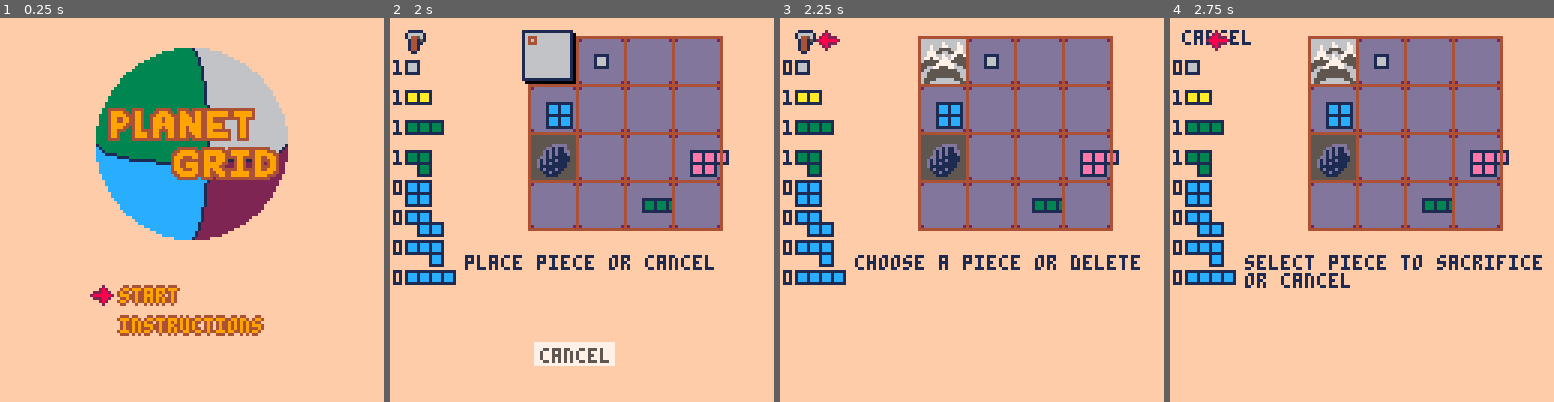
Above: before the commit, frames 1-4 (left to right).
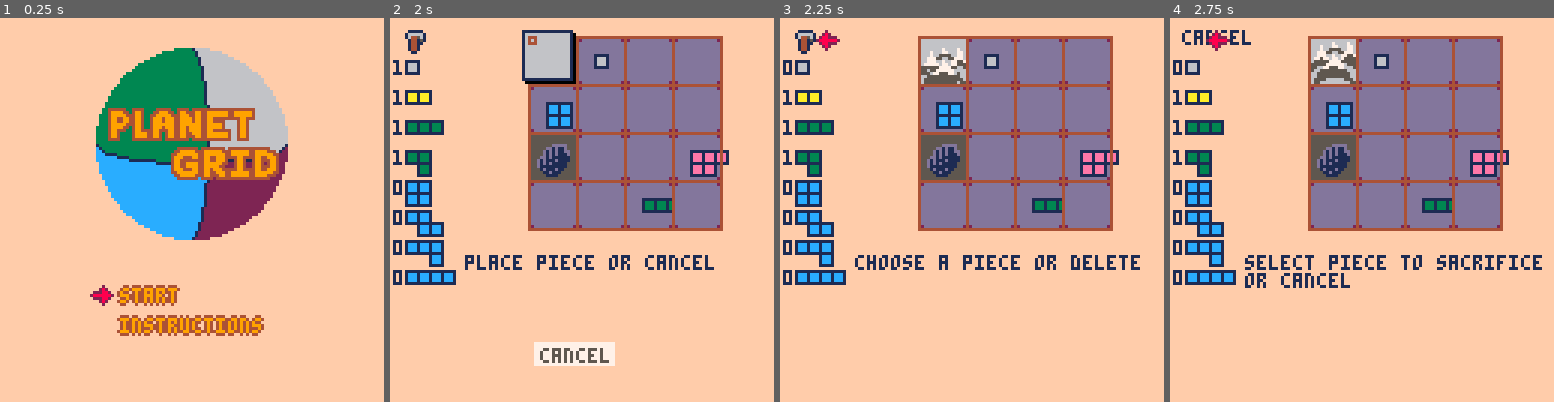
Above: after the commit, the same moments.

Repository: m-r-hunt/Pico-8-Carts
Game: PICO-8 cartridge planet_grid.p8
The game is run twice, just before and just after one commit, with the same random seed, the same clock (stepped at 60 frames per second) and the same inputs.
Inputs:
- Up to frame 1 (0.25 s): no input
- Up to frame 2 (2 s): tap X (X key) at 0.33, 1.07, 1.85 s; tap O (Z key) at 0.7, 1.7 s; hold Right from 1.6 s (still down)
- Up to frame 3 (2.25 s): release Right at 2.1 s; tap O (Z key) at 2.1 s; hold Up from 2.15 s (still down)
- Up to frame 4 (2.75 s): release Up at 2.42 s; hold Right from 2.47 s (still down); tap O (Z key) at 2.5 s

Frames 1-2 are identical in both runs. In frame 3, 0.6% of the frame differs, in the area x 36-49%, y 6-18%; in frame 4, nothing differs.

Commit message:
More polish

Diff:
--- a/planet_grid.p8
+++ b/planet_grid.p8
@@ -99,6 +99,9 @@
 	"game over",
 }
 
+ticks=0
+wait_time=0
+
 function reset_vlongs()
 	for i=1,#vlongs do
 		available_vlongs[i]=vlongs[i]
@@ -144,13 +147,25 @@
 end
 
 function _update()
-	if mode~="make choices" then
+ ticks+=1
+ if ticks%3==0 then
 		for y=1,4 do
 			for x=1,4 do
 				if grid[y][x]~=0 and grid[y][x]<67 then
 					grid[y][x]+=32
 				end
-				end
+			end
+		end
+	end
+	if need_new_board then
+	 wait_time+=1
+	end
+	if need_new_board and mode=="piece select" then
+	 if wait_time>45 then
+			new_board()
+			need_new_board=false
+		else
+		 return
 		end
 	end
 	if mode=="main menu" then
@@ -171,12 +186,19 @@
 end
 
 function update_main_menu()
-	if (btnp(2)) menu_select-=1
-	if (btnp(3)) menu_select+=1
+	if (btnp(2)) then
+		menu_select-=1
+		sfx(3)
+	end
+	if (btnp(3)) then
+		menu_select+=1
+		sfx(2)
+	end
 	if (menu_select<1) menu_select+=#menu_options
 	if (menu_select>#menu_options) menu_select-=#menu_options
 
 	if btnp(4) then
+		sfx(4)
 	 new_game()
 		mode=menu_options[menu_select].mode
 	end
@@ -184,6 +206,7 @@
 
 function update_instructions()
 	if btnp(4) or btnp(5) then
+		sfx(5)
 		mode="main menu"
 	end
 end
@@ -357,7 +380,8 @@
 				end
 				selected_piece=1
 				if board_is_full() then
-					new_board()
+					need_new_board=true
+					wait_time=0
 					piece_pool[1]+=1
 				end
 				stuck=check_stuck()
@@ -658,7 +682,9 @@
 
 	--draw cursors for placing piece/deleting square
 	if mode=="piece place" then
-		draw_piece(selected_piece,gridx+px*16-2,gridy+py*16-2)
+	 if not cancel_selected then
+			draw_piece(selected_piece,gridx+px*16-2,gridy+py*16-2)
+		end
 		rect(gridx+px*16,gridy+py*16,gridx+px*16+2,gridy+py*16+2,4)
 		rectfill(48,108,74,115,7)
 		print("cancel",50,110,5)
@@ -691,6 +717,8 @@
 --compute score, larger pieces=more pts
 
 --slow down growth anims
+
+--do choice before new level
 
 -- for p=1,#piece_pool do
 --  if piece_pool[p]~=0 then
Not shown, changed: the music (__music__) section of planet_grid.p8
Not shown, changed: the sound effects (__sfx__) section of planet_grid.p8
